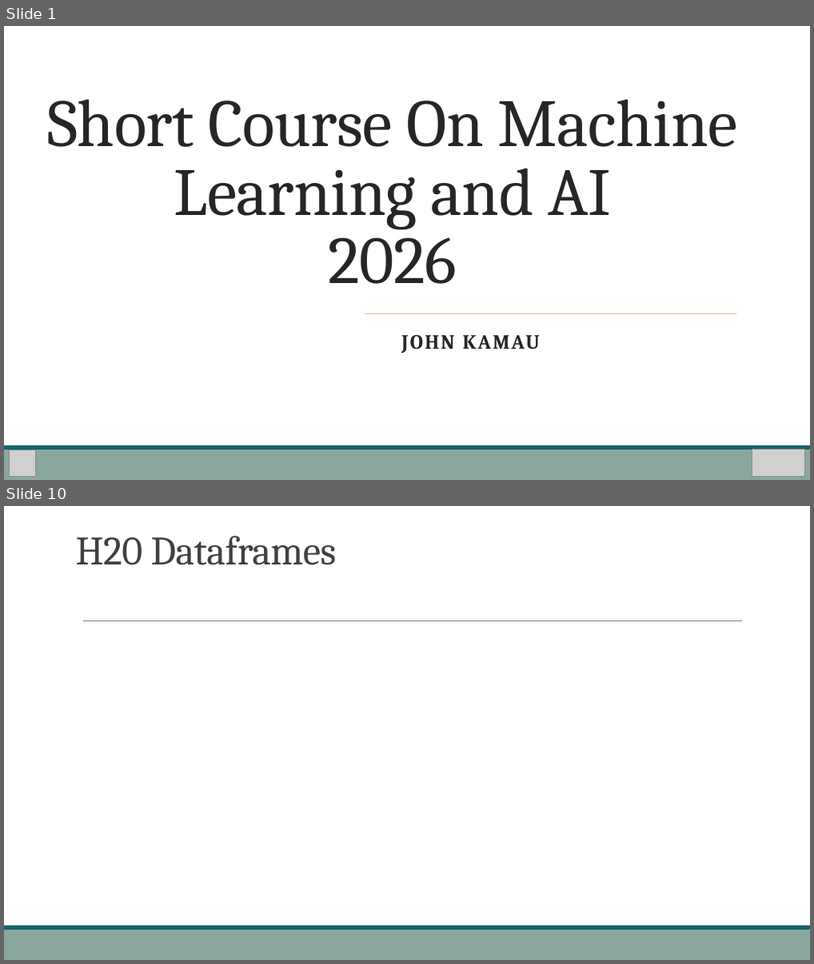
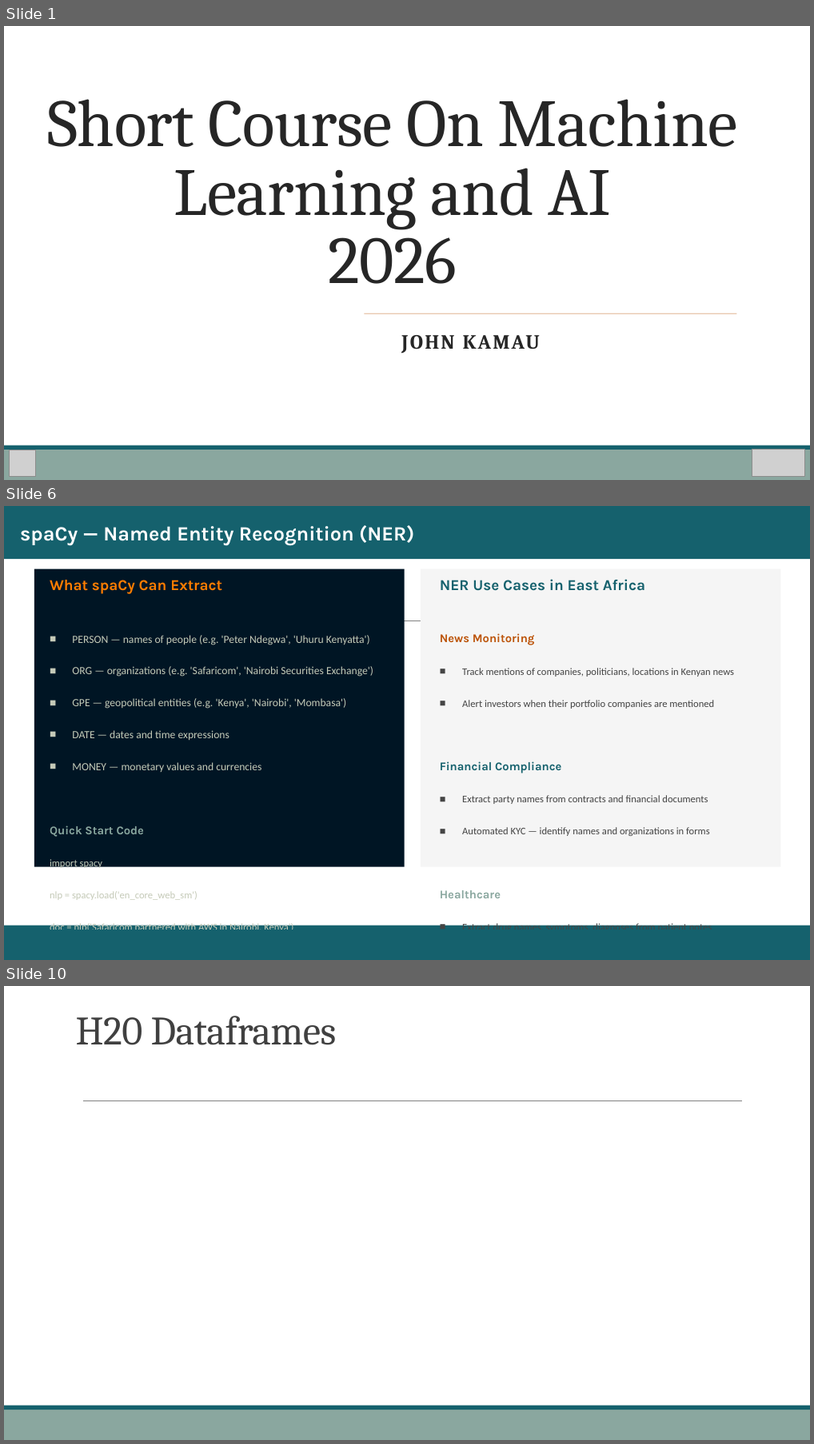
Before and after one commit to Stemical/AI-ML-Workshop-2026, a slide deck: AI Workshop Day2.pptx. Shown one above the other, each under a label of ours: slides 1 and 10 before the commit, slides 1, 6 and 10 after it; the slides between them are not shown. The pictures are 814x964 and 814x1444 pixels, drawn with LibreOffice and Linux fonts; fonts in the diff are those of the drawing; grey boxes stand for pictures. Boxes give left, top, right and bottom in pixels: in the first picture for what was removed or moved away, otherwise in the second. Text is boxed around its words. In the diff, an @@ line names an element or a change of style, - is before the commit and + after.

```diff
--- a/AI Workshop Day2.pptx
+++ b/AI Workshop Day2.pptx
@@ slide 6 added at (4, 506, 810, 960), background #FFFFFF; not listed: 2 template elements that a slide beside it also shows @@
@@ rectangle added at (4, 506, 810, 559), fill #15616D, 24 pt, text #FFFFFF, bold @@
+spaCy — Named Entity Recognition (NER)
@@ rectangle added at (34, 569, 405, 867), fill #001524 @@
@@ rectangle added at (421, 569, 782, 867), fill #F5F5F5 @@
@@ text added at (50, 580, 222, 594), 18 pt, text #FF7D00, bold @@
+What spaCy Can Extract
@@ text added at (440, 579, 646, 591), 18 pt, text #15616D, bold @@
+NER Use Cases in East Africa
@@ text added at (50, 635, 374, 932), 13 pt, text #C5CAB8 @@
+■ PERSON — names of people (e.g. 'Peter Ndegwa', 'Uhuru Kenyatta')
+■ ORG — organizations (e.g. 'Safaricom', 'Nairobi Securities Exchange')
+■ GPE — geopolitical entities (e.g. 'Kenya', 'Nairobi', 'Mombasa')
+■ DATE — dates and time expressions
+■ MONEY — monetary values and currencies
+Quick Start Code
+import spacy
+nlp = spacy.load('en_core_web_sm')
+doc = nlp('Safaricom partnered with AWS in Nairobi, Kenya')
+for ent in doc.ents: print(ent.text, ent.label_)
@@ text added at (440, 633, 735, 929), 12 pt, text #444444 @@
+News Monitoring
+■ Track mentions of companies, politicians, locations in Kenyan news
+■ Alert investors when their portfolio companies are mentioned
+Financial Compliance
+■ Extract party names from contracts and financial documents
+■ Automated KYC — identify names and organizations in forms
+Healthcare
+■ Extract drug names, symptoms, diagnoses from patient notes
+■ Digitize handwritten medical records at scale
@@ rectangle added at (4, 929, 810, 960), fill #15616D @@
```
Also in this commit, not shown: 1 slide changed, 7 other slides added, 8 slides removed, 8 other files.
